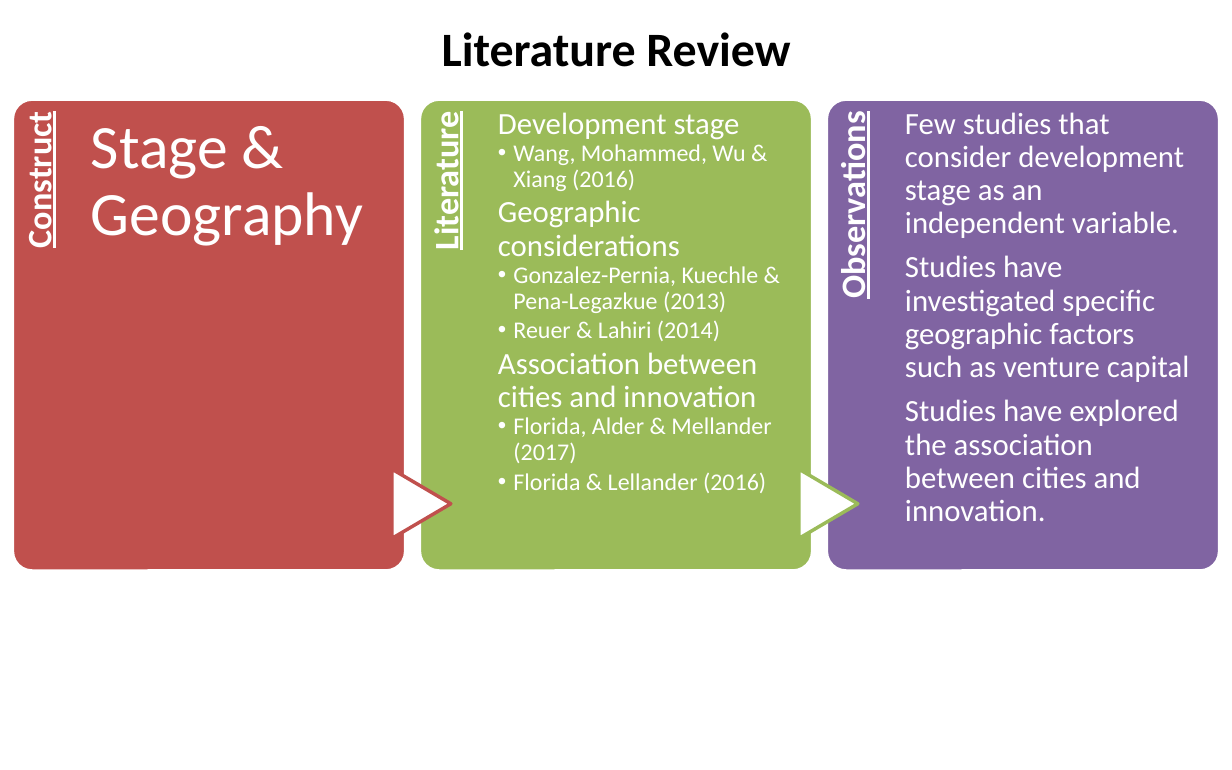
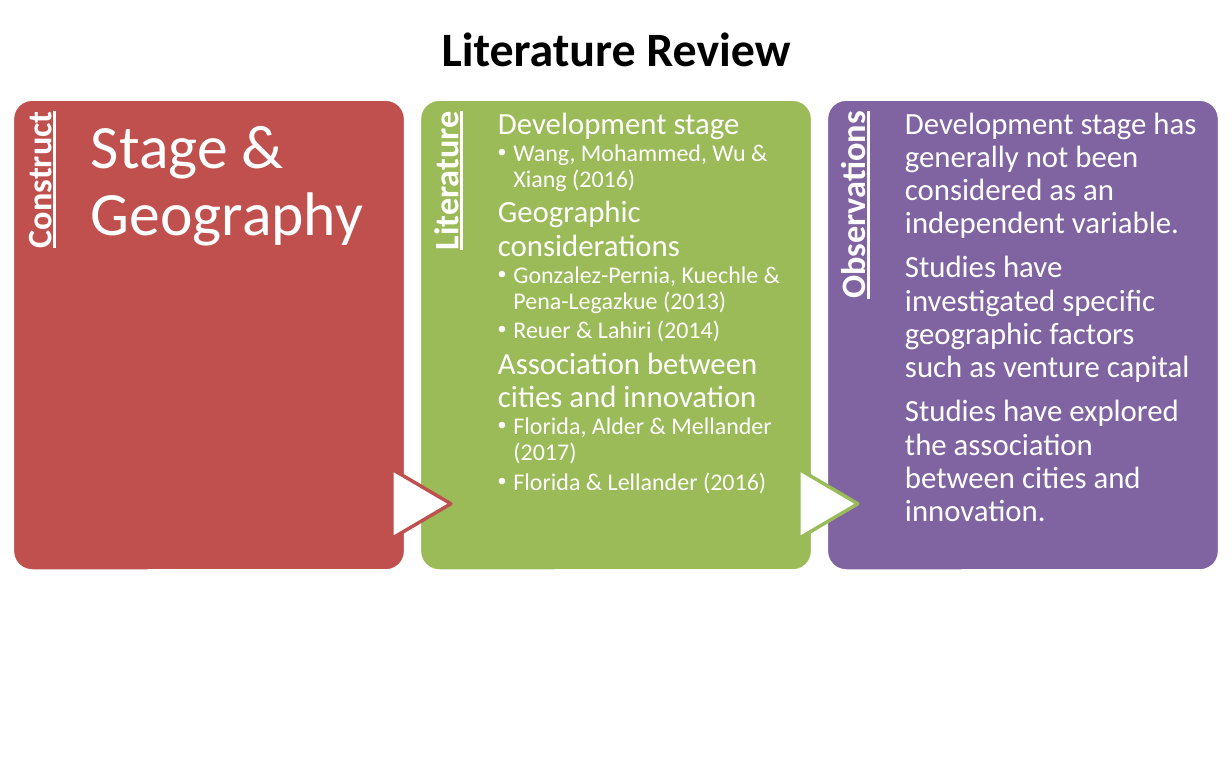
Before and after one commit to SLU-Courses-Townes/SOC5600, a slide deck: slide 13 of FinalProject/Presentation/Townes_SOC5600_FinalProject_Presentation.pptx. Drawn at 1232x770 pixels with LibreOffice and Linux fonts; fonts in the diff are those of the drawing. Boxes give left, top, right and bottom in pixels: in the first picture for what was removed or moved away, otherwise in the second. Text is boxed around its words. In the diff, an @@ line names an element or a change of style, - is before the commit and + after.

```diff
--- a/FinalProject/Presentation/Townes_SOC5600_FinalProject_Presentation.pptx
+++ b/FinalProject/Presentation/Townes_SOC5600_FinalProject_Presentation.pptx
@@ text at <box>905,112,1196,238</box>: text changed @@
-Few studies that consider development stage as an independent variable.
+Development stage has generally not been considered as an independent variable.
```
Also in this commit, not shown: 10 other slides changed, 1 slide added.
